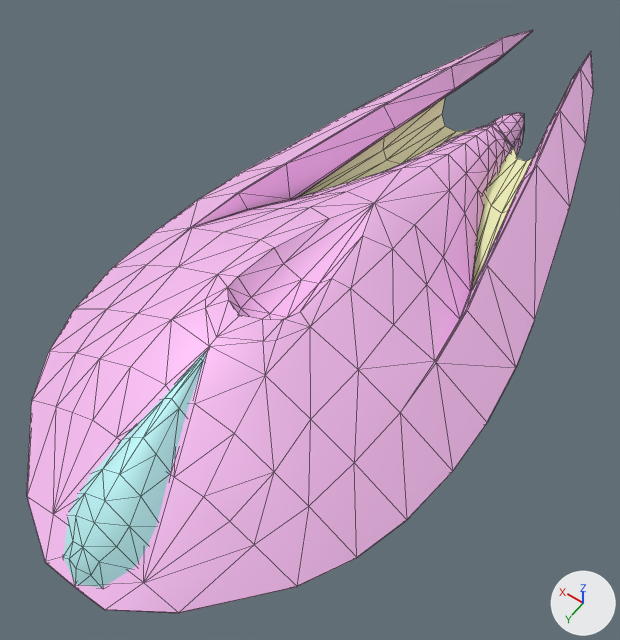
One commit to the glTF model _object-render/spike/anim_out/fvscout_skel.glb: the scene before it, then after it.
The view is the same before and after, from a 50 mm camera at (-1.85, 3.26, 4.96) aimed at (0.15, 0.45, 0.55). The axes (+X, +Y, +Z) are drawn at lower right. The lights are the same throughout. The older version comes first. Mesh edges are drawn as thin lines. Vertices at exactly the same position are counted once.

Objects in the first picture: 'main_body_skin'.
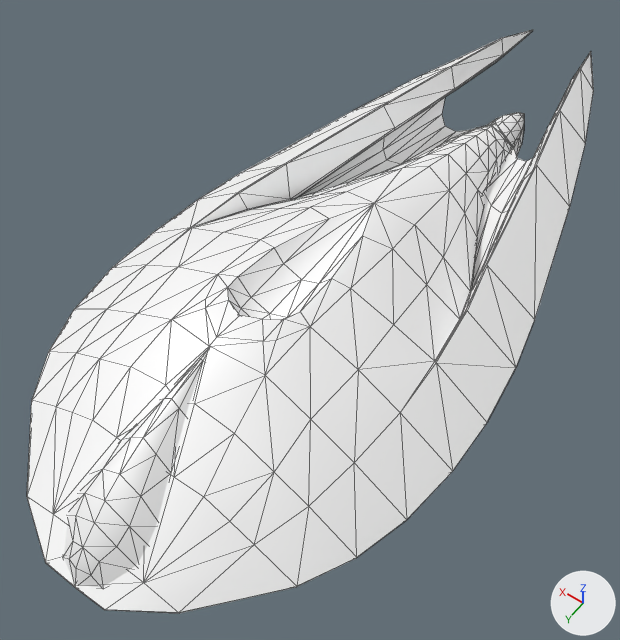
Boxes [x1, y1, x2, y2] around the edits, measured in the pictures (620 x 640 px):
part 1 of me_main_body, recoloured (pink to white)
    both: [27, 30, 594, 613]
part 2 of me_main_body, recoloured
    both: [299, 98, 532, 288]
part 3 of me_main_body, recoloured (cyan to white)
    both: [63, 352, 206, 588]

The change, as a list of edits to the scene's bpy script:
```text
Add mat_glarenew:
    mat_glarenew = principled_material('glarenew')
    mat_glarenew.base_color = (1.0, 1.0, 1.0)  # white #ffffff
    mat_glarenew.metallic = 0.1
    mat_glarenew.roughness = 0.6
Add mat_fvscout00_d:
    mat_fvscout00_d = principled_material('fvscout00_d')
    mat_fvscout00_d.base_color = (1.0, 1.0, 1.0)  # white #ffffff
    mat_fvscout00_d.metallic = 0.1
    mat_fvscout00_d.roughness = 0.6
Add mat_fvscout00_d_001:
    mat_fvscout00_d_001 = principled_material('fvscout00_d.001')
    mat_fvscout00_d_001.base_color = (1.0, 1.0, 1.0)  # white #ffffff
    mat_fvscout00_d_001.metallic = 0.1
    mat_fvscout00_d_001.roughness = 0.6
Change me_main_body:
    where me_main_body.from_pydata(...)  # 737 vertices, 1428 faces; spans x -1.22..1.22, y -2.8..2.65, z 0.06..1.57
    used by ob_main_body_skin; location = (0.0, 0.0, 0.0)
    me_main_body part 1: all 1326 faces that had it switch from mat_bucky0 (pink #f9bff3) to mat_fvscout00_d (white #ffffff)
    me_main_body part 2: all 40 faces that had it switch from mat_bucky1 (beige #f5f9bf) to mat_fvscout00_d_001 (white #ffffff)
    me_main_body part 3: all 62 faces that had it switch from mat_bucky2 (cyan #bff7f9) to mat_glarenew (white #ffffff)
```
